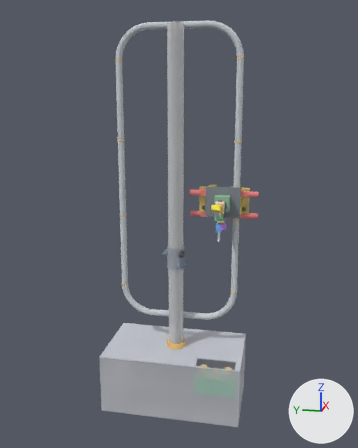
An edit to the glTF model cad/renders/transplant-assembly.glb, drawn before and after from the same camera.
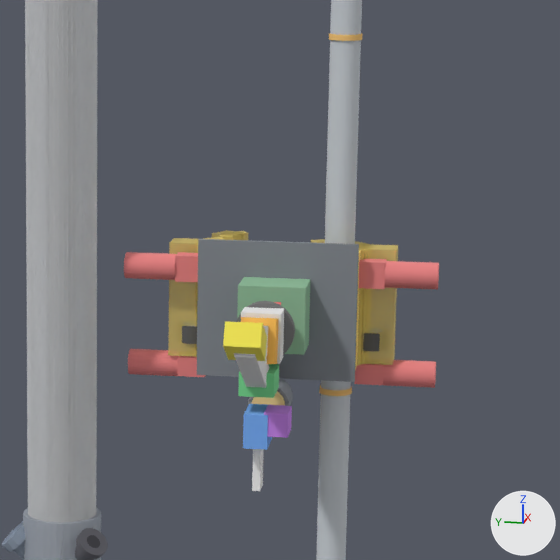
Each version is shown whole from a camera (50 mm lens) standing at (-2.333, -0.483, 1.54) and looking at (-0.04, -0.024, 0.967), then close up on the part from 45% to 80% of the width and 30% to 57% of the height. The axes (+X, +Y, +Z) are drawn at lower right. The lights are the same throughout. The last two pictures show the newer version. Vertices at exactly the same position are counted once.

Script lines for the objects in view, before the commit:
```python
me_mesh_18 = bpy.data.meshes.new('Mesh_18')
me_mesh_18.from_pydata(...)  # a box spanning x 0.022..0.044, y -0.149..-0.119, z 1.097..1.125; a 28-sided cylinder along y spanning x 0.019..0.047, y -0.119..-0.064, z 1.097..1.125; a box spanning x 0.046..0.074, y -0.149..-0.119, z 0.988..1.01; a 28-sided cylinder along y spanning x 0.046..0.074, y -0.119..-0.064, z 0.985..1.013; a box spanning x 0.022..0.044, y -0.341..-0.311, z 1.097..1.125; a 28-sided cylinder along y spanning x 0.019..0.047, y -0.396..-0.341, z 1.097..1.125; a box spanning x 0.046..0.074, y -0.341..-0.311, z 0.988..1.01; a 28-sided cylinder along y spanning x 0.046..0.074, y -0.396..-0.341, z 0.985..1.013
me_mesh_18.materials.append(mat_material_18)  # pink #ed8989
me_mesh_22 = bpy.data.meshes.new('Mesh_22')
me_mesh_22.from_pydata(...)  # a box spanning x 0.004..0.01, y -0.314..-0.146, z 1.0..1.146
me_mesh_22.materials.append(mat_material_22)  # grey #898e95
me_mesh_5 = bpy.data.meshes.new('Mesh_5')
me_mesh_5.from_pydata(...)  # 2420 vertices, 4928 faces; spans x 0.044..0.076, y -0.306..0.306, z 0.434..1.9
me_mesh_5.materials.append(mat_material_5)  # light grey #ced4da
ob_mesh_18 = bpy.data.objects.new('Mesh_18', me_mesh_18)
ob_mesh_18.location = (0.0, 0.0, 0.0)
ob_mesh_22 = bpy.data.objects.new('Mesh_22', me_mesh_22)
ob_mesh_22.location = (0.0, 0.0, 0.0)
ob_mesh_5 = bpy.data.objects.new('Mesh_5', me_mesh_5)
ob_mesh_5.location = (0.0, 0.0, 0.0)
# also in view: 'Mesh_27' at (-0.262, -0.23, 1.096); 'Mesh_9' at (0.0, 0.0, 0.786); 'Mesh_15' at (0.077, -0.23, 1.073); 'Mesh_8' at (0.0, 0.0, 1.094); 'Mesh_29' at (-0.144, -0.23, 0.984)
```
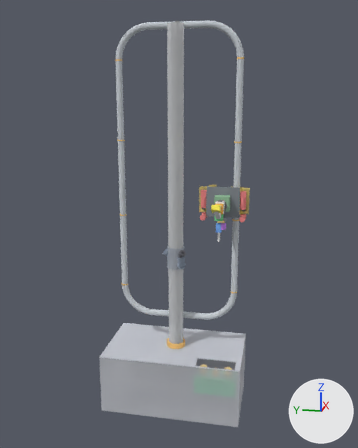
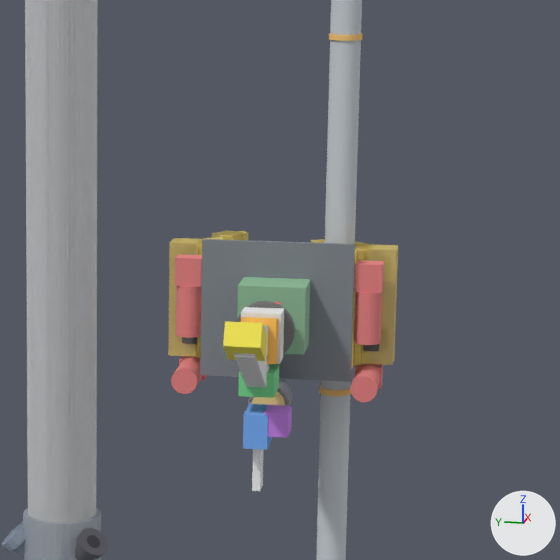
Location of each change, [x1, y1, x2, y2] in pixels of the close-ups (560 x 560 px; the box of a moved part takes in the faces that stretch with it):
'Mesh_22', rescaled: before [197, 239, 359, 382]; after [200, 239, 355, 382]
'Mesh_18', reshaped (32% narrower, 9% taller): before [124, 252, 439, 388]; after [171, 254, 384, 402]
part 1 of me_mesh_18, moved or reshaped: before [175, 252, 198, 282]; after [175, 254, 202, 287]
part 2 of me_mesh_18, moved or reshaped: before [124, 252, 176, 280]; after [176, 286, 201, 338]
part 3 of me_mesh_18, moved or reshaped: before [177, 356, 206, 377]; after [179, 356, 208, 380]
part 4 of me_mesh_18, moved or reshaped: before [128, 349, 178, 376]; after [171, 357, 203, 394]
part 5 of me_mesh_18, moved or reshaped: before [359, 259, 387, 289]; after [355, 260, 384, 293]
part 6 of me_mesh_18, moved or reshaped: before [385, 261, 439, 289]; after [354, 292, 382, 345]
part 7 of me_mesh_18, moved or reshaped: before [354, 364, 383, 385]; after [355, 364, 383, 388]
part 8 of me_mesh_18, moved or reshaped: before [383, 360, 436, 388]; after [350, 365, 381, 402]

What the commit changed:
me_mesh_18 is used by ob_mesh_18; location (0.0, 0.0, 0.0).
me_mesh_18 had 264 vertices, 496 faces and spanned x 0.019..0.074, y -0.396..-0.064, z 0.985..1.125.
me_mesh_18 now has 264 vertices, 496 faces and spans x -0.011..0.074, y -0.339..-0.121, z 0.982..1.125.
me_mesh_18 part 1: the loose piece of 8 vertices spanning x 0.022..0.044, y -0.149..-0.119, z 1.097..1.125 is moved by (-0.013, -0.001, -0.001).
me_mesh_18 part 2: the loose piece of 58 vertices spanning x 0.019..0.047, y -0.119..-0.064, z 1.097..1.125 is turned -90 degrees about the x axis through its middle, then moved by (-0.013, -0.043, -0.044).
me_mesh_18 part 3: the loose piece of 8 vertices spanning x 0.046..0.074, y -0.149..-0.119, z 0.988..1.01 is moved by (-0.001, -0.001, -0.003).
me_mesh_18 part 4: the loose piece of 58 vertices spanning x 0.046..0.074, y -0.119..-0.064, z 0.985..1.013 is multiplied about its middle by the matrix ((0.0, -1.0, 0.0), (0.0, 0.0, 1.0), (-1.0, 0.0, 0.0)), then moved by (-0.044, -0.043, -0.003).
me_mesh_18 part 5: the loose piece of 8 vertices spanning x 0.022..0.044, y -0.341..-0.311, z 1.097..1.125 is moved by (-0.013, 0.001, -0.001).
me_mesh_18 part 6: the loose piece of 58 vertices spanning x 0.019..0.047, y -0.396..-0.341, z 1.097..1.125 is turned 90 degrees about the x axis through its middle, then moved by (-0.013, 0.043, -0.044).
me_mesh_18 part 7: the loose piece of 8 vertices spanning x 0.046..0.074, y -0.341..-0.311, z 0.988..1.01 is moved by (-0.001, 0.001, -0.003).
me_mesh_18 part 8: the loose piece of 58 vertices spanning x 0.046..0.074, y -0.396..-0.341, z 0.985..1.013 is multiplied about its middle by the matrix ((0.0, 1.0, 0.0), (0.0, 0.0, -1.0), (-1.0, 0.0, 0.0)), then moved by (-0.044, 0.043, -0.003).
me_mesh_22 is used by ob_mesh_22; location (0.0, 0.0, 0.0).
me_mesh_22 had 8 vertices, 12 faces and spanned x 0.004..0.01, y -0.314..-0.146, z 1.0..1.146.
me_mesh_22 now has 8 vertices, 12 faces and spans x 0.004..0.01, y -0.31..-0.15, z 1.0..1.146.
me_mesh_22 part 9: the whole mesh is scaled about its middle by (1, 0.952, 1).
